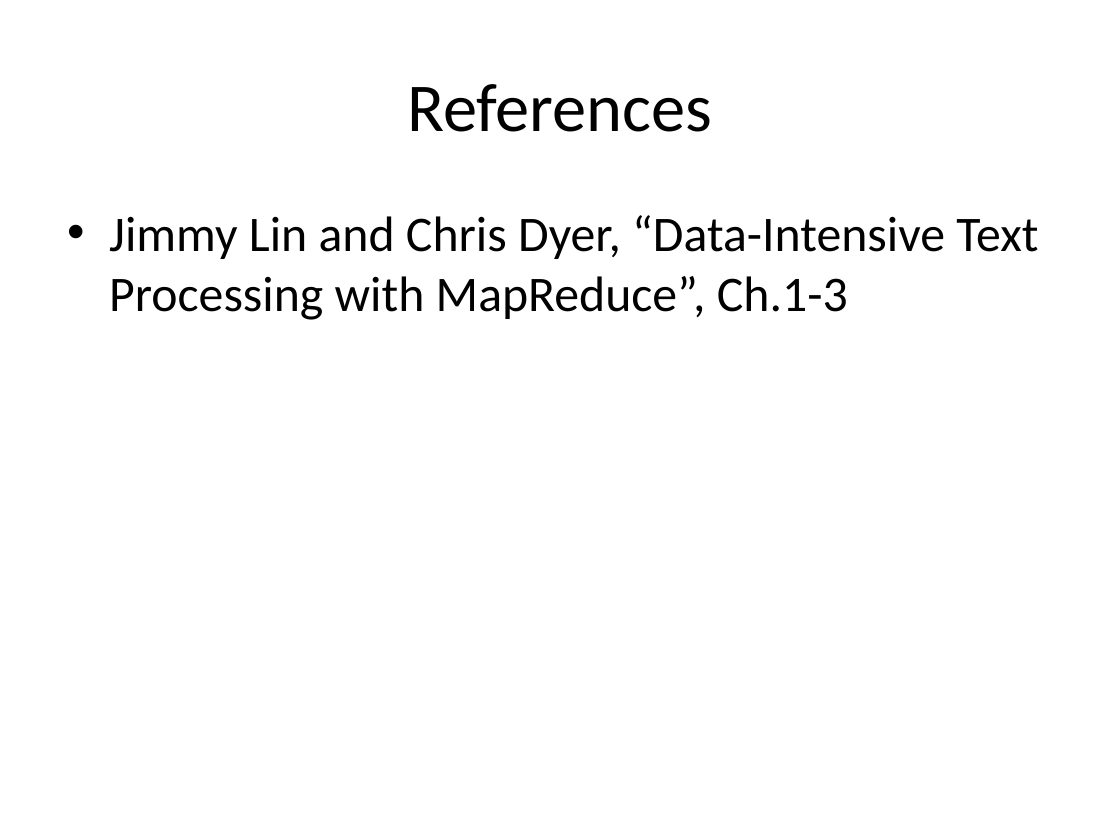
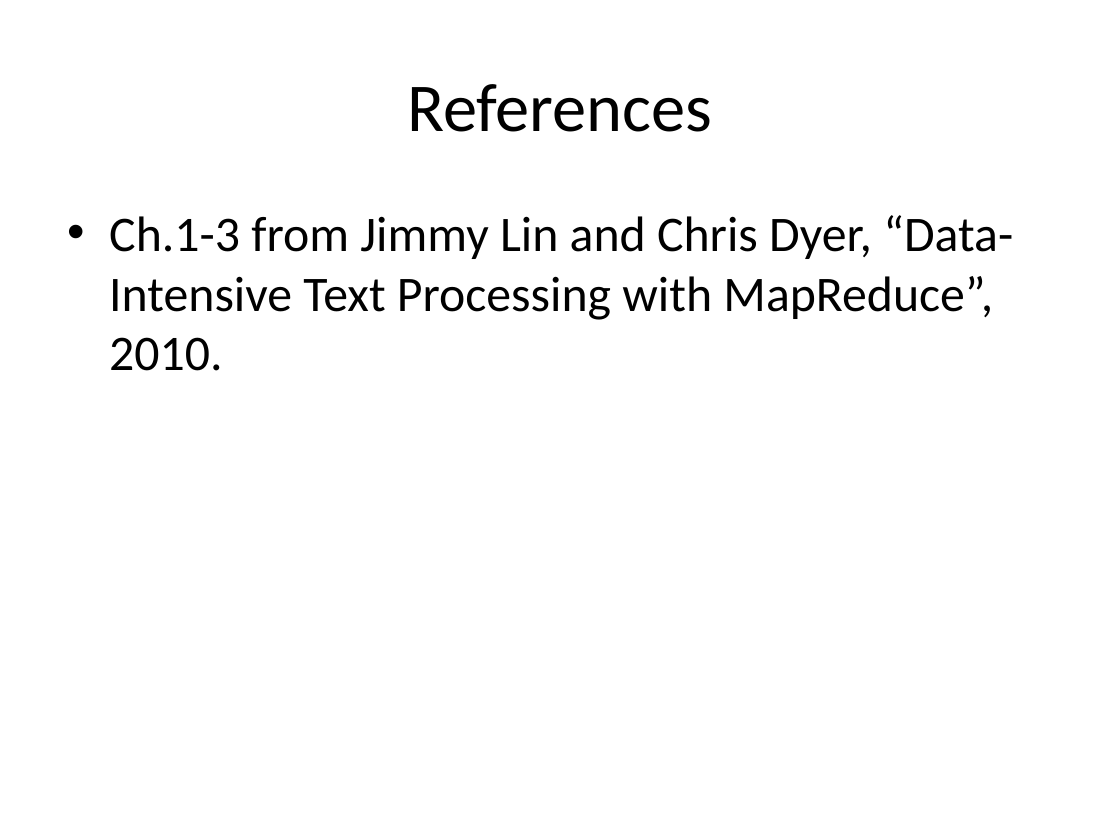
Before and after one commit to chriswjh/chriswjh.github.io, a slide deck: slide 3 of BDM/MapReduce_Basics.pptx. Drawn at 1120x840 pixels with LibreOffice and Linux fonts; fonts in the diff are those of the drawing. Boxes give left, top, right and bottom in pixels: in the first picture for what was removed or moved away, otherwise in the second. Text is boxed around its words. In the diff, an @@ line names an element or a change of style, - is before the commit and + after.

Commit message:
File updated

```diff
--- a/BDM/MapReduce_Basics.pptx
+++ b/BDM/MapReduce_Basics.pptx
@@ text at <box>109,215,1013,371</box>: text changed @@
-• Jimmy Lin and Chris Dyer, “Data-Intensive Text Processing with MapReduce”, Ch.1-3
+• Ch.1-3 from Jimmy Lin and Chris Dyer, “Data-Intensive Text Processing with MapReduce”, 2010.
```
Also in this commit, not shown: 1 other slide changed.
